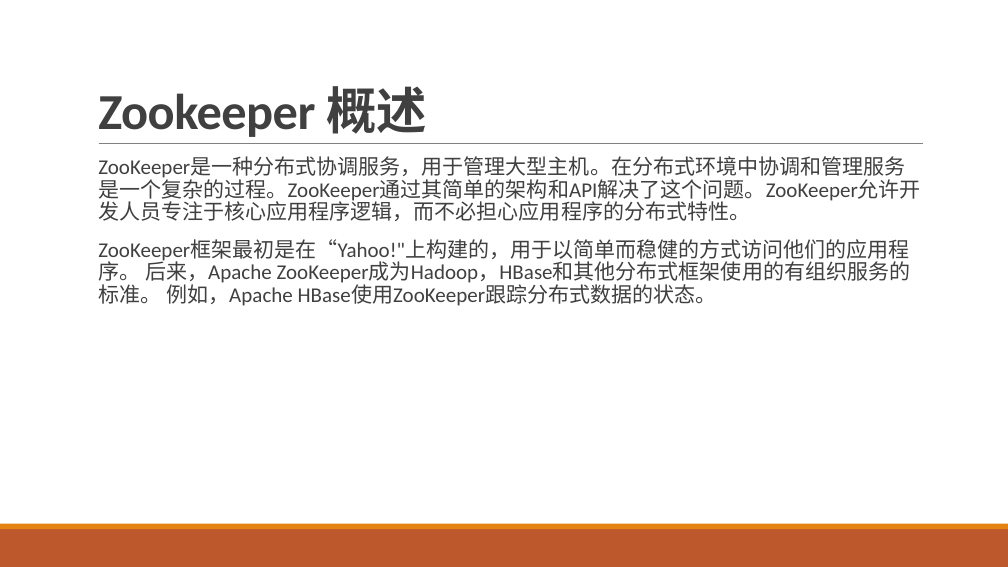
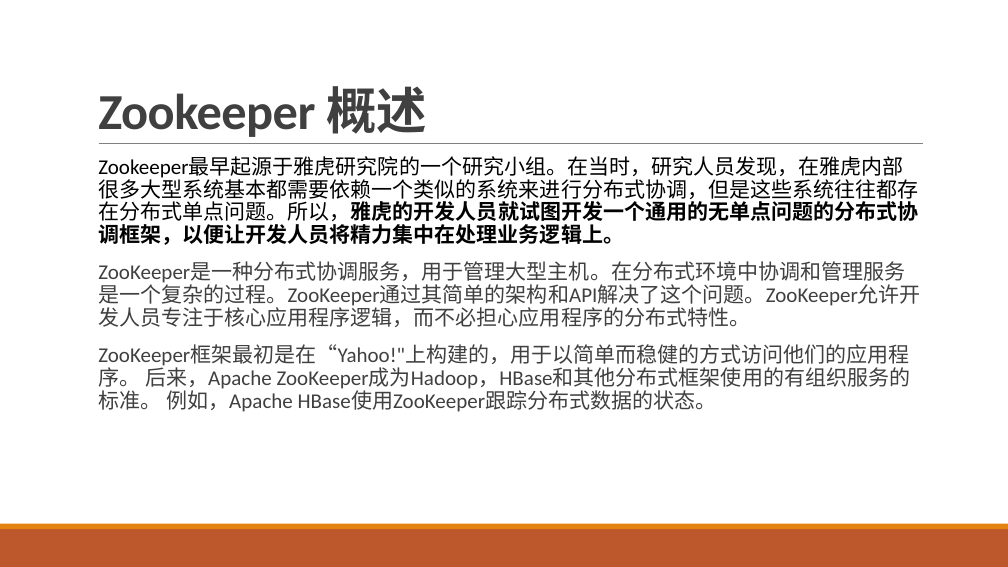
Before and after one commit to airuitian/MicroService, a slide deck: slide 2 of middlerware/Zookeeper介绍与实战.pptx. Drawn at 1008x567 pixels with LibreOffice and Linux fonts; fonts in the diff are those of the drawing. Boxes give left, top, right and bottom in pixels: in the first picture for what was removed or moved away, otherwise in the second. Text is boxed around its words. In the diff, an @@ line names an element or a change of style, - is before the commit and + after.

Commit message:
update ppt

```diff
--- a/middlerware/Zookeeper介绍与实战.pptx
+++ b/middlerware/Zookeeper介绍与实战.pptx
@@ text at bbox=[98, 157, 918, 245]: paragraph added @@
+  Zookeeper最早起源于雅虎研究院的一个研究小组。在当时，研究人员发现，在雅虎内部很多大型系统基本都需要依赖一个类似的系统来进行分布式协调，但是这些系统往往都存在分布式单点问题。所以，雅虎的开发人员就试图开发一个通用的无单点问题的分布式协调框架，以便让开发人员将精力集中在处理业务逻辑上。
```
Also in this commit, not shown: 1 other slide changed, 7 slides added.
